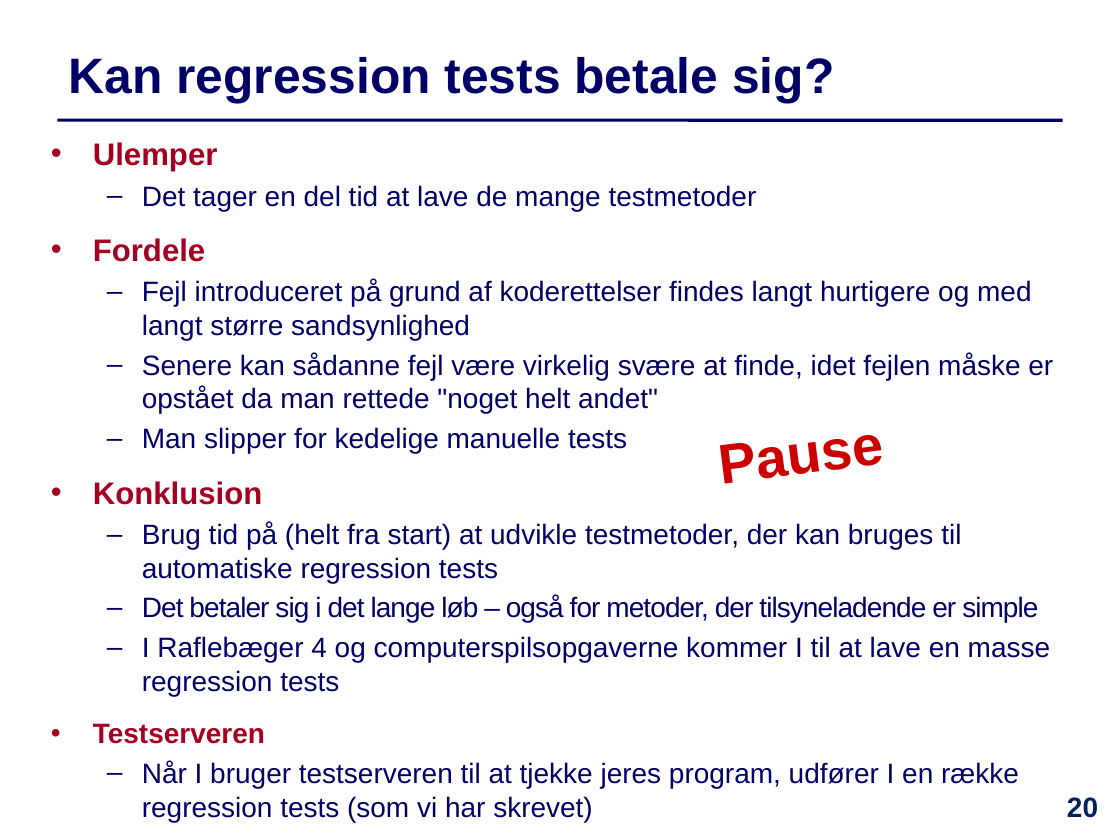
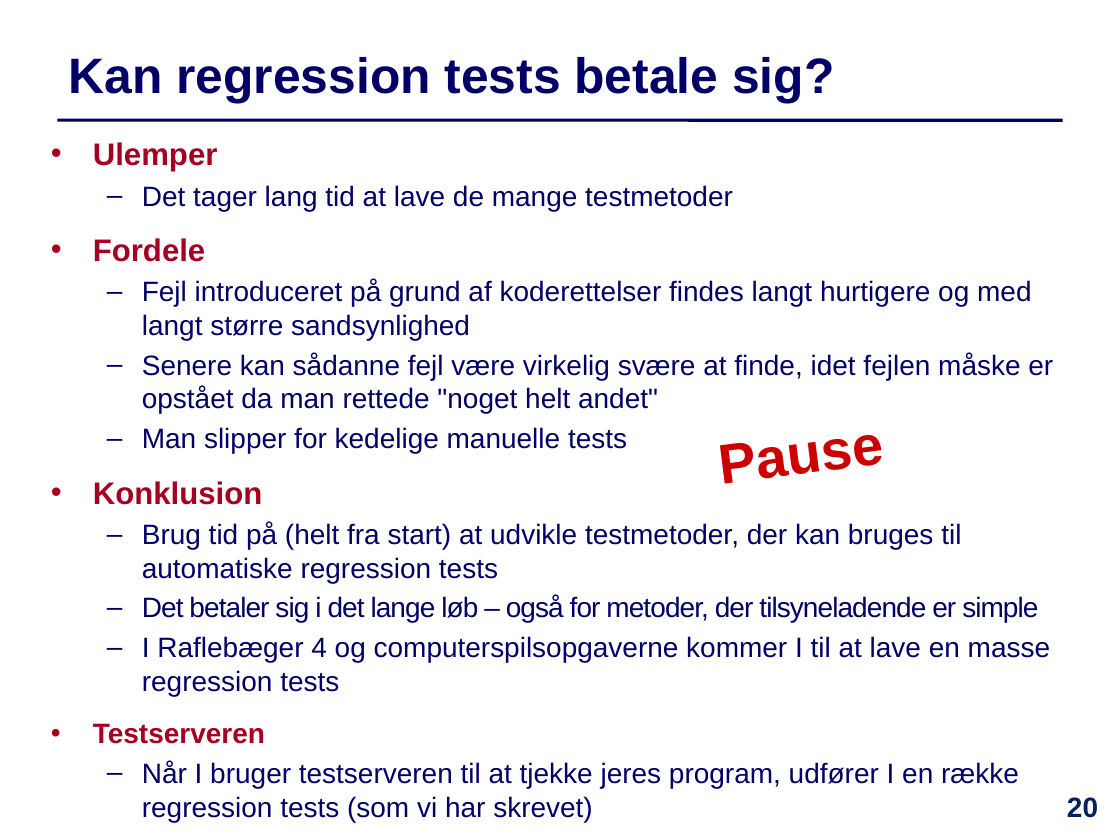
Before and after one commit to IntProgAU/Materiale, a slide deck: slide 20 of web/e24/uge_10/Slides-Uge10.pptx. Drawn at 1120x840 pixels with LibreOffice and Linux fonts; fonts in the diff are those of the drawing. Boxes give left, top, right and bottom in pixels: in the first picture for what was removed or moved away, otherwise in the second. Text is boxed around its words. In the diff, an @@ line names an element or a change of style, - is before the commit and + after.

```diff
--- a/web/e24/uge_10/Slides-Uge10.pptx
+++ b/web/e24/uge_10/Slides-Uge10.pptx
@@ text at (142, 185, 733, 211): text changed @@
-  – Det tager en del tid at lave de mange testmetoder
+  – Det tager lang tid at lave de mange testmetoder
```
Also in this commit, not shown: 7 other slides changed, 1 other file.
